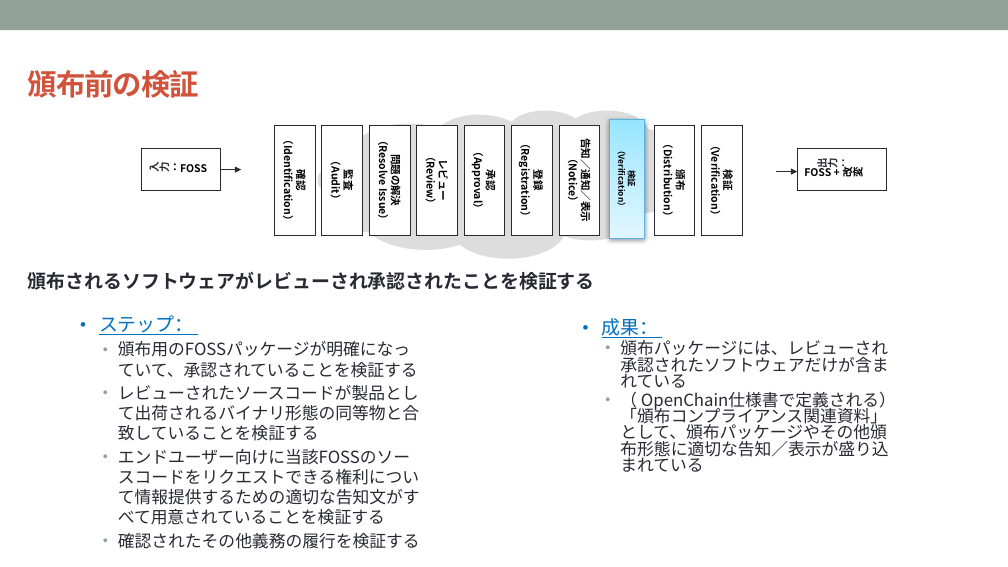
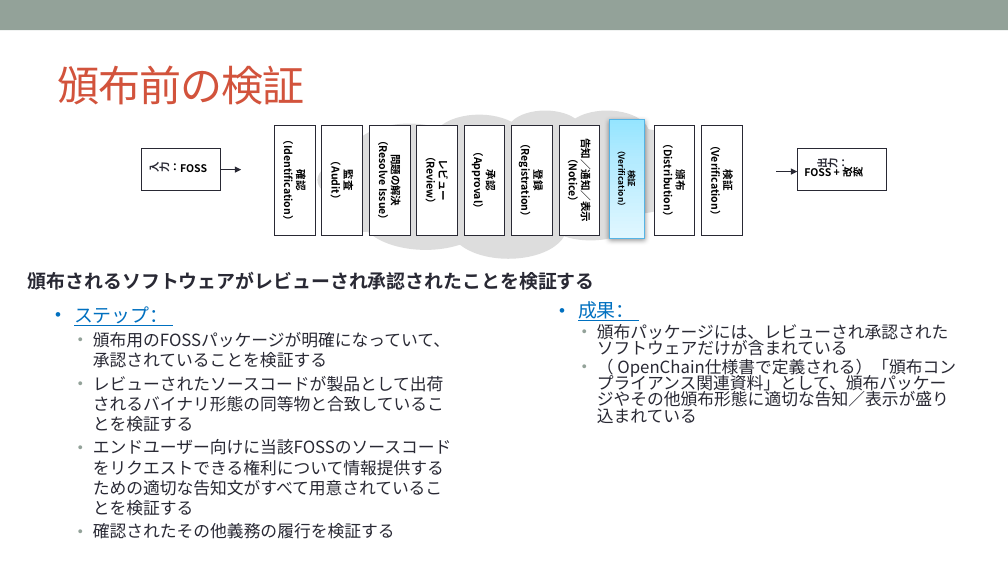
Before and after one commit to OpenChain-Project/Curriculum-Translation-JP, a slide deck: slide 66 of REVIEW/Version_for_v1.1/openchain-curriculum-for-1-1_JP_review_tani.pptx (slide 67 before the commit). Drawn at 1008x567 pixels with LibreOffice and Linux fonts; fonts in the diff are those of the drawing; background and template pictures are left out. Boxes give left, top, right and bottom in pixels: in the first picture for what was removed or moved away, otherwise in the second. Text is boxed around its words. In the diff, an @@ line names an element or a change of style, - is before the commit and + after.

```diff
--- a/REVIEW/Version_for_v1.1/openchain-curriculum-for-1-1_JP_review_tani.pptx
+++ b/REVIEW/Version_for_v1.1/openchain-curriculum-for-1-1_JP_review_tani.pptx
@@ text "頒布前の検証" moved from (x1=28, y1=70, x2=199, y2=98) to (x1=58, y1=65, x2=305, y2=105) @@
@@ text "頒布前の検証" at (x1=58, y1=65, x2=305, y2=105): size 28 to 40 pt, bold off @@
@@ text "ステップ：" rewrapped from (x1=99, y1=315, x2=420, y2=549) to (x1=74, y1=306, x2=451, y2=539) @@
@@ text "成果：" rewrapped from (x1=602, y1=318, x2=896, y2=472) to (x1=578, y1=301, x2=956, y2=423) @@
```
Also in this commit, not shown: 46 other slides changed, 2 slides removed.
